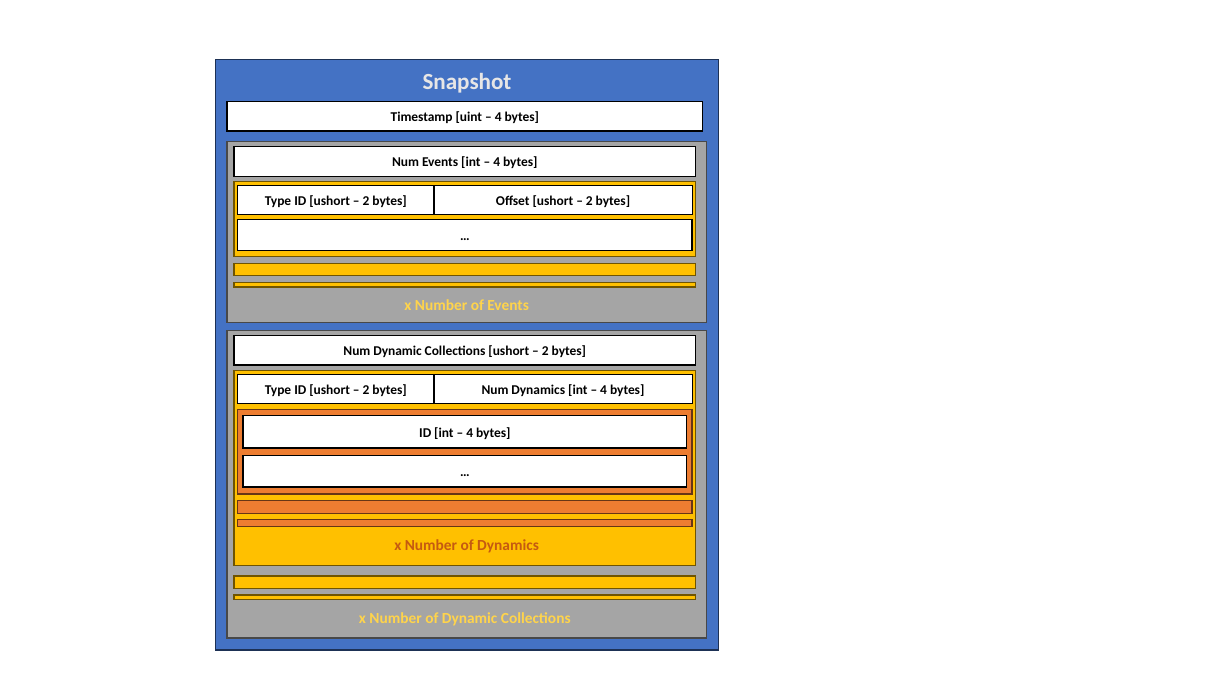
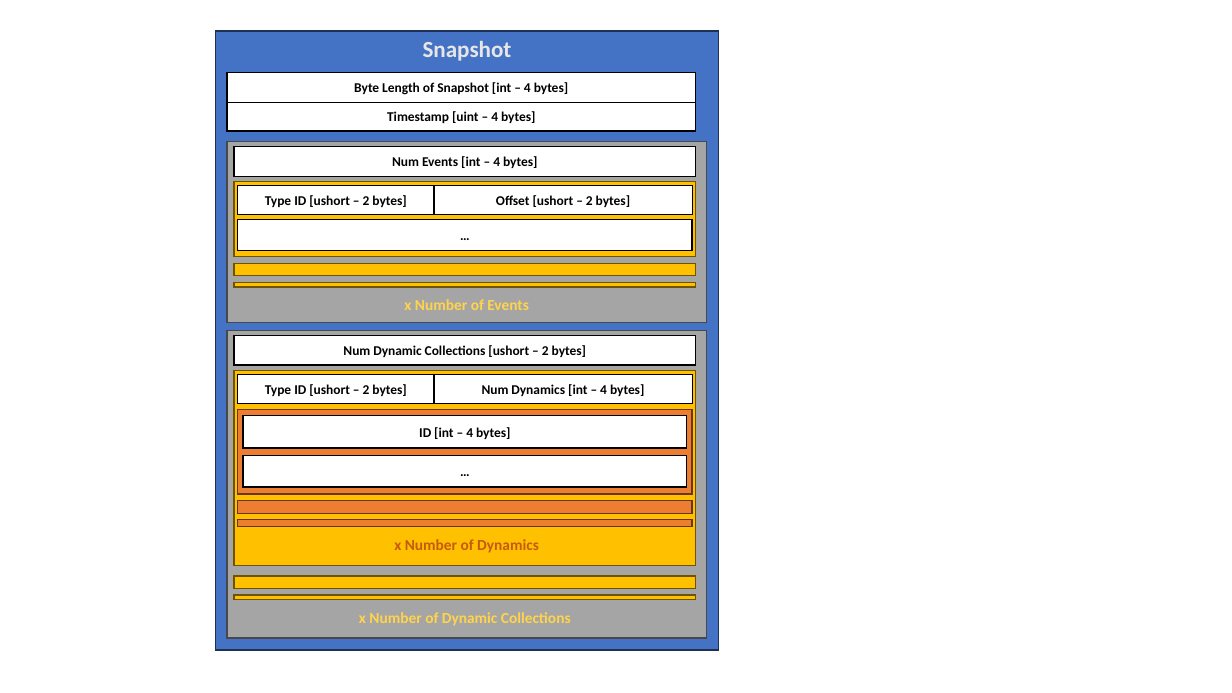
Before and after one commit to randomuserhi/GTFOReplay, a slide deck: slide 2 of Diagrams.pptx. Drawn at 1232x693 pixels with LibreOffice and Linux fonts; fonts in the diff are those of the drawing. Boxes give left, top, right and bottom in pixels: in the first picture for what was removed or moved away, otherwise in the second. Text is boxed around its words. In the diff, an @@ line names an element or a change of style, - is before the commit and + after.

```diff
--- a/Diagrams.pptx
+++ b/Diagrams.pptx
@@ rectangle: place and size @@
-rectangle at <box>216,59,719,650</box>
+rectangle at <box>216,31,719,651</box>
@@ text "Snapshot": place and size @@
-text "Snapshot" at <box>423,73,512,93</box>
+text "Snapshot" at <box>423,41,512,61</box>
@@ rectangle added at <box>227,73,696,103</box>, fill #FFFFFF, outline #000000 1 pt, 10.5 pt, text #000000, bold @@
+Byte Length of Snapshot [int – 4 bytes]
@@ rectangle "Timestamp [uint – 4 bytes]": place and size @@
-rectangle "Timestamp [uint – 4 bytes]" at <box>227,102,703,131</box>
+rectangle "Timestamp [uint – 4 bytes]" at <box>227,102,696,131</box>
```
Also in this commit, not shown: 12 other files.
